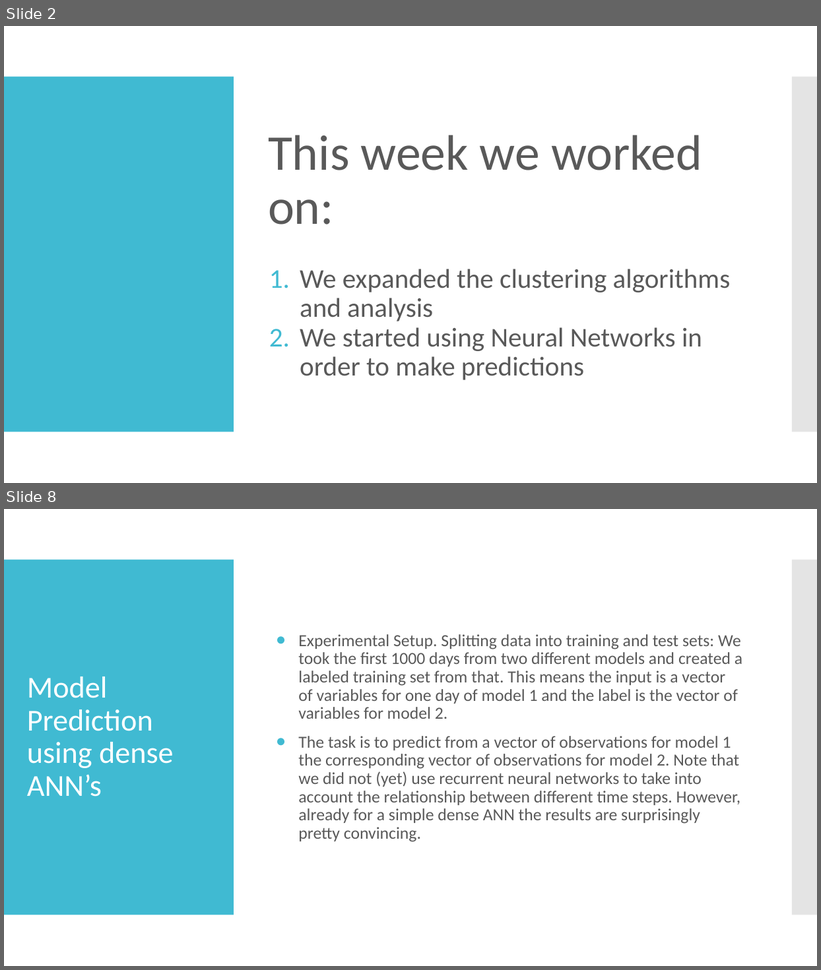
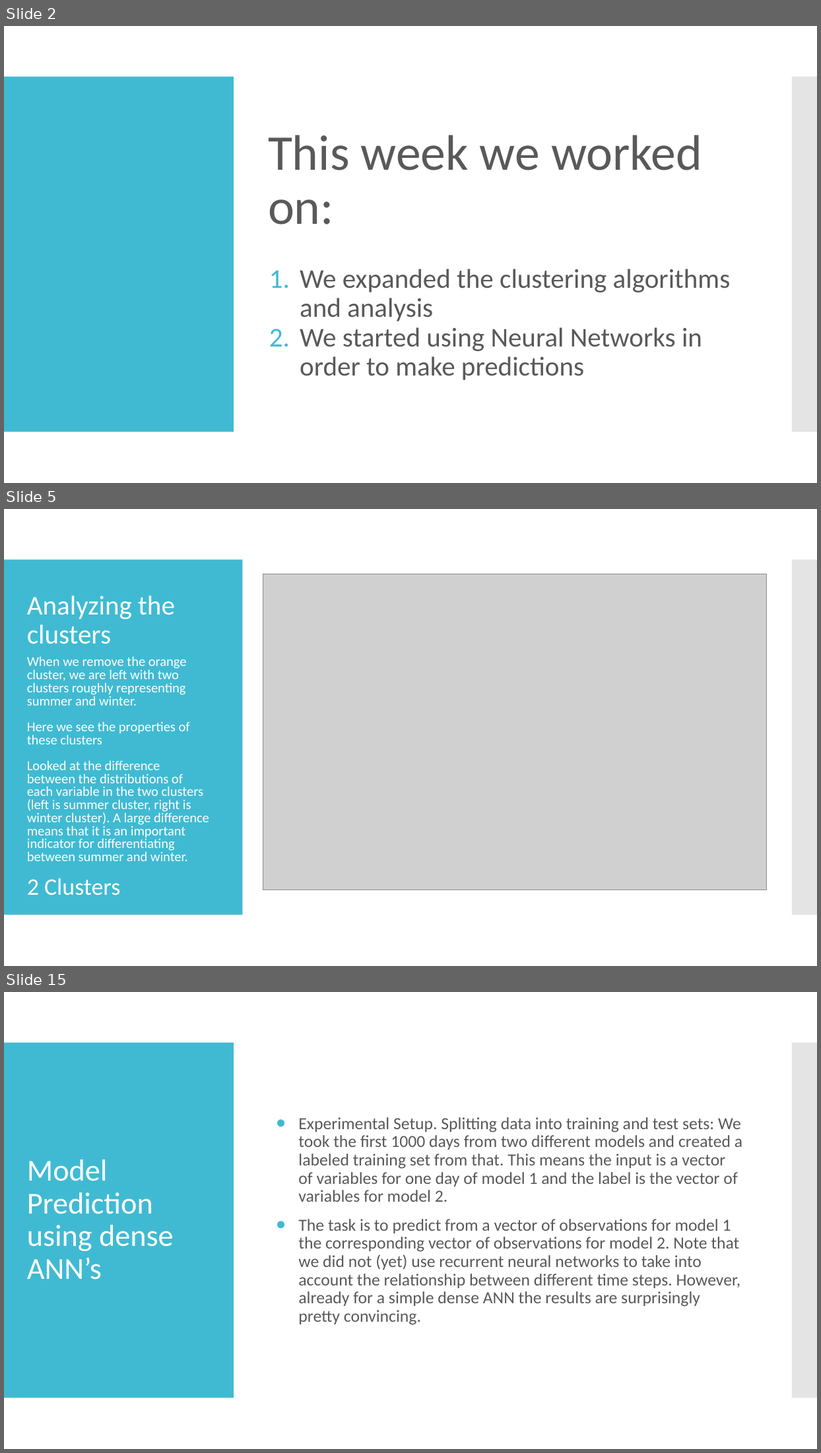
Before and after one commit to Deltares-Climate-Change/Deltares-Climate-Change, a slide deck: Presentations/Climate Change project update week 3 copy simon.pptx. Shown one above the other, each under a label of ours: slides 2 and 8 before the commit, slides 2, 5 and 15 after it; the slides between them are not shown. The pictures are 821x970 and 821x1453 pixels, drawn with LibreOffice and Linux fonts; fonts in the diff are those of the drawing; grey boxes stand for pictures. Boxes give left, top, right and bottom in pixels: in the first picture for what was removed or moved away, otherwise in the second. Text is boxed around its words. In the diff, an @@ line names an element or a change of style, - is before the commit and + after.

```diff
--- a/Presentations/Climate Change project update week 3 copy simon.pptx
+++ b/Presentations/Climate Change project update week 3 copy simon.pptx
@@ slide 5 added at <box>4,509,817,966</box>, background #FFFFFF; not listed: 2 template elements that a slide beside it also shows @@
@@ rectangle added at <box>4,509,817,966</box>, fill #FFFFFF @@
@@ rectangle added at <box>4,560,242,916</box>, fill #40BAD2 @@
@@ rectangle added at <box>792,560,817,916</box>, fill #C8C8C8 at 49% opacity @@
@@ picture added at <box>263,574,767,890</box> @@
@@ title added at <box>27,595,175,644</box>, 32 pt, text #FFFFFF @@
+Analyzing the clusters
@@ text added at <box>27,656,209,896</box>, 16 pt, text #FFFFFF @@
+When we remove the orange cluster, we are left with two clusters roughly representing summer and winter.
+Here we see the properties of these clusters
+Looked at the difference between the distributions of each variable in the two clusters (left is summer cluster, right is winter cluster). A large difference means that it is an important indicator for differentiating between summer and winter.
+2 Clusters
@@ what was slide 8 is now slide 15 @@
```
Also in this commit, not shown: 6 slides changed, 6 other slides added, 8 other files.
